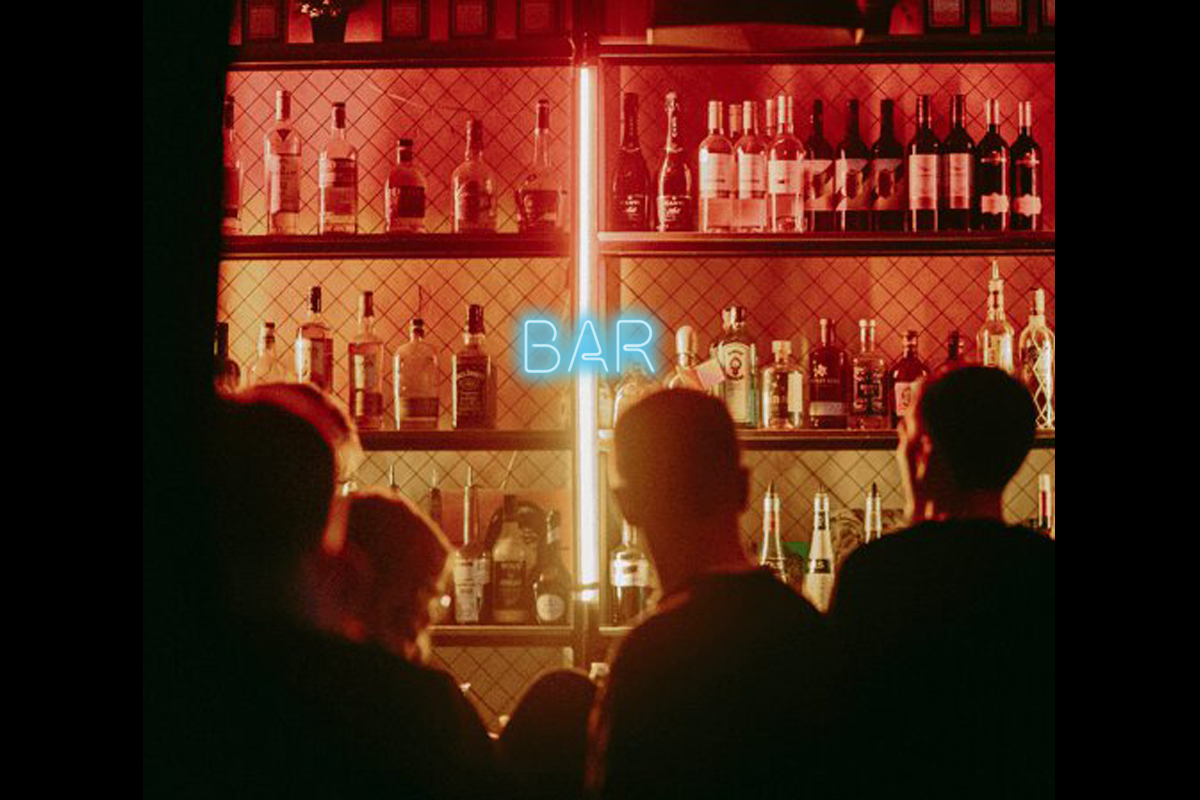
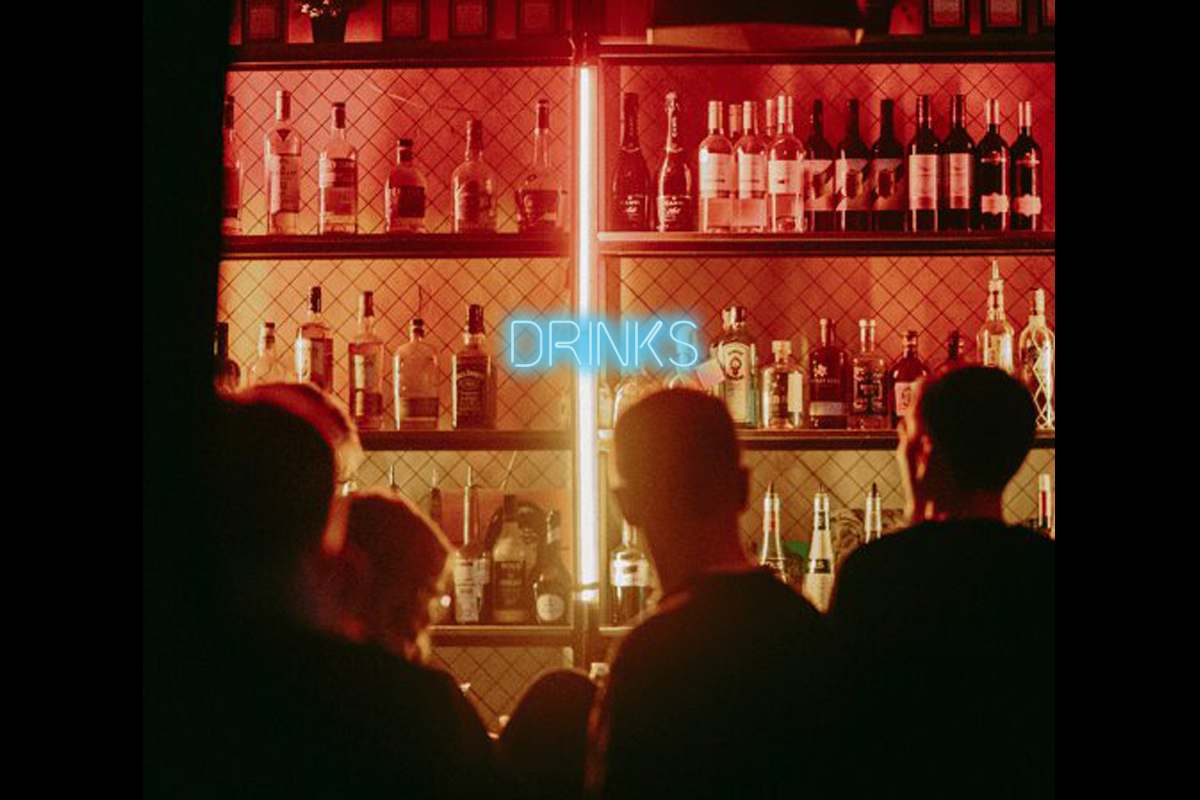
Revision of a layered 1200 × 800 image; what changed, layer by layer:
renamed "BAR" to "DRINKS", painted on it over [511, 319, 698, 373]
